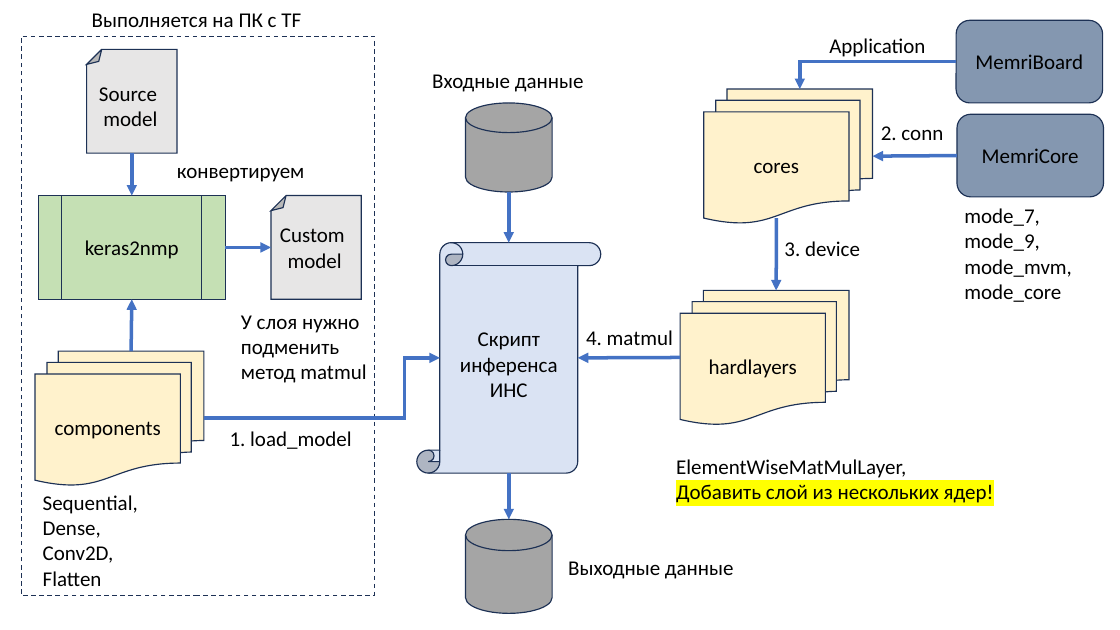
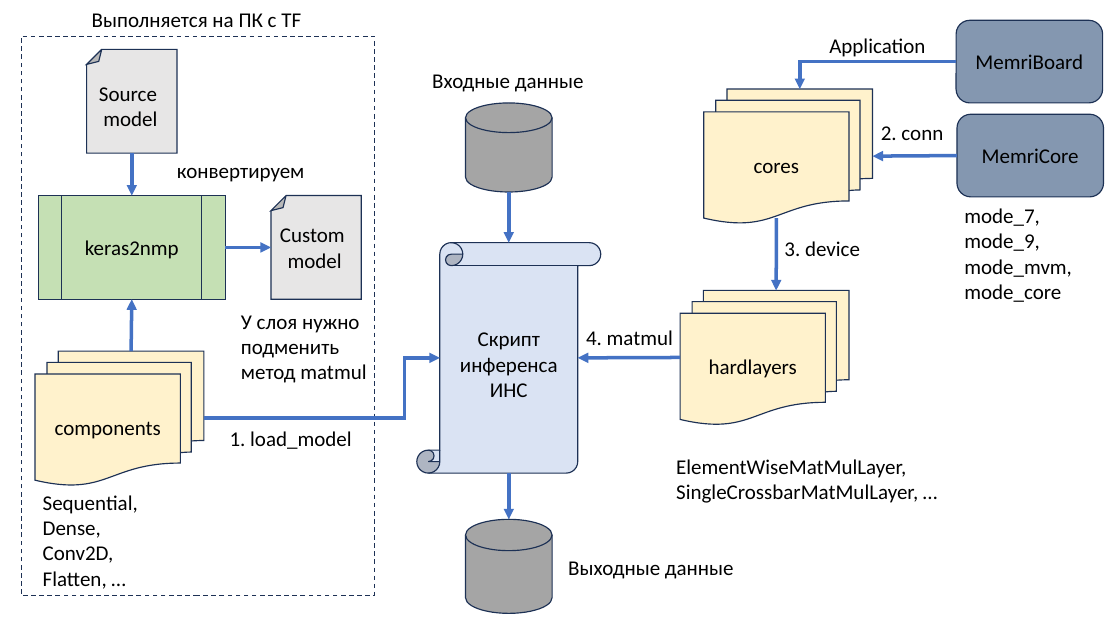
Before and after one commit to neurocomputer/MemriNeurons, a slide deck: slide 1 of docs/structure.pptx. Drawn at 1120x630 pixels with LibreOffice and Linux fonts; fonts in the diff are those of the drawing. Boxes give left, top, right and bottom in pixels: in the first picture for what was removed or moved away, otherwise in the second. Text is boxed around its words. In the diff, an @@ line names an element or a change of style, - is before the commit and + after.

```diff
--- a/docs/structure.pptx
+++ b/docs/structure.pptx
@@ text at bbox=[676, 484, 918, 503]: text changed @@
-Добавить слой из нескольких ядер!
+SingleCrossbarMatMulLayer, …
@@ text at bbox=[43, 571, 107, 589]: text changed @@
-Flatten
+Flatten, …
```
Also in this commit, not shown: 7 other files.
